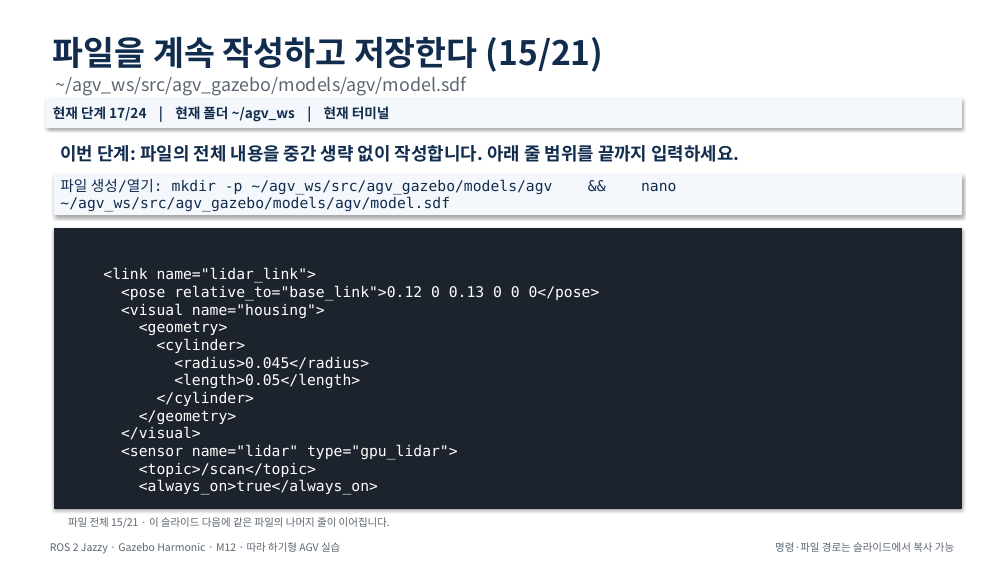
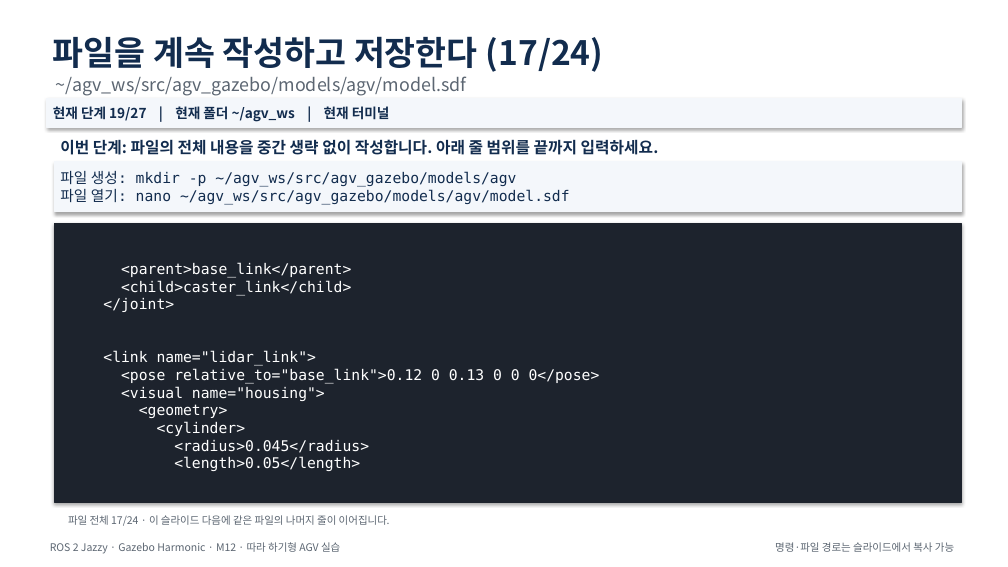
Before and after one commit to choimagon/ros2_curri, a slide deck: slide 25 of blocks/D_sensors/M12_camera_sensor/M12_Camera_Sensor.pptx (slide 23 before the commit). Drawn at 1008x567 pixels with LibreOffice and Linux fonts; fonts in the diff are those of the drawing. Boxes give left, top, right and bottom in pixels: in the first picture for what was removed or moved away, otherwise in the second. Text is boxed around its words. In the diff, an @@ line names an element or a change of style, - is before the commit and + after.

Commit message:
Fix module presentation layout collisions

```diff
--- a/blocks/D_sensors/M12_camera_sensor/M12_Camera_Sensor.pptx
+++ b/blocks/D_sensors/M12_camera_sensor/M12_Camera_Sensor.pptx
@@ text at (53,36,604,72): text changed @@
-파일을 계속 작성하고 저장한다 (15/21)
+파일을 계속 작성하고 저장한다 (17/24)
@@ text in rectangle at (53,106,390,122): text changed @@
-현재 단계 17/24 | 현재 폴더 ~/agv_ws | 현재 터미널
+현재 단계 19/27 | 현재 폴더 ~/agv_ws | 현재 터미널
@@ text "이번 단계: 파일의 전체 내용을 ..." at (60,137,659,158): size 17 to 15 pt @@
@@ rectangle "파일 생성: mkdir -p ~/agv_ws/src/agv_gazebo/models/agv ...": place and size @@
-rectangle "파일 생성: mkdir -p ~/agv_ws/src/agv_gazebo/models/agv ..." at (54,174,962,215)
+rectangle "파일 생성: mkdir -p ~/agv_ws/src/agv_gazebo/models/agv ..." at (54,162,962,212)
@@ text in rectangle at (60,171,570,205): text changed @@
-파일 생성/열기: mkdir -p ~/agv_ws/src/agv_gazebo/models/agv && nano ~/agv_ws/src/agv_gazebo/models/agv/model.sdf
+파일 생성: mkdir -p ~/agv_ws/src/agv_gazebo/models/agv
+파일 열기: nano ~/agv_ws/src/agv_gazebo/models/agv/model.sdf
@@ rectangle "<parent>base_link</parent> <child>caster_link</child> </join ...": place and size @@
-rectangle "<parent>base_link</parent> <child>caster_link</child> </join ..." at (54,228,962,508)
+rectangle "<parent>base_link</parent> <child>caster_link</child> </join ..." at (54,224,962,502)
@@ text in rectangle at (103,262,600,471): text changed @@
-<link name="lidar_link">
-<pose relative_to="base_link">0.12 0 0.13 0 0 0</pose>
-<visual name="housing">
-<geometry>
-<cylinder>
-<radius>0.045</radius>
-<length>0.05</length>
-</cylinder>
-</geometry>
-</visual>
-<sensor name="lidar" type="gpu_lidar">
-<topic>/scan</topic>
-<always_on>true</always_on>
+<parent>base_link</parent>
+<child>caster_link</child>
+</joint>
+<link name="lidar_link">
+<pose relative_to="base_link">0.12 0 0.13 0 0 0</pose>
+<visual name="housing">
+<geometry>
+<cylinder>
+<radius>0.045</radius>
+<length>0.05</length>
@@ text at (68,515,390,526): text changed @@
-파일 전체 15/21 · 이 슬라이드 다음에 같은 파일의 나머지 줄이 이어집니다.
+파일 전체 17/24 · 이 슬라이드 다음에 같은 파일의 나머지 줄이 이어집니다.
```
Also in this commit, not shown: 28 other slides changed, 4 slides added, 22 other files.
